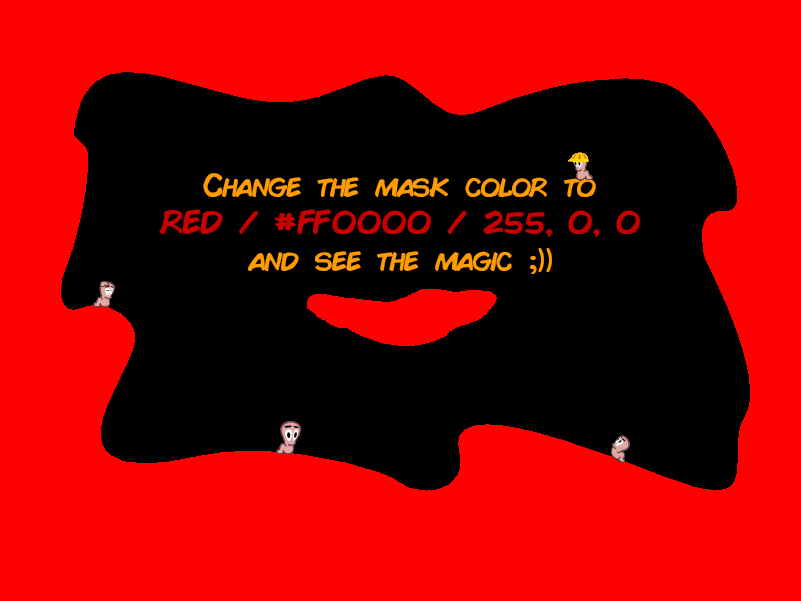
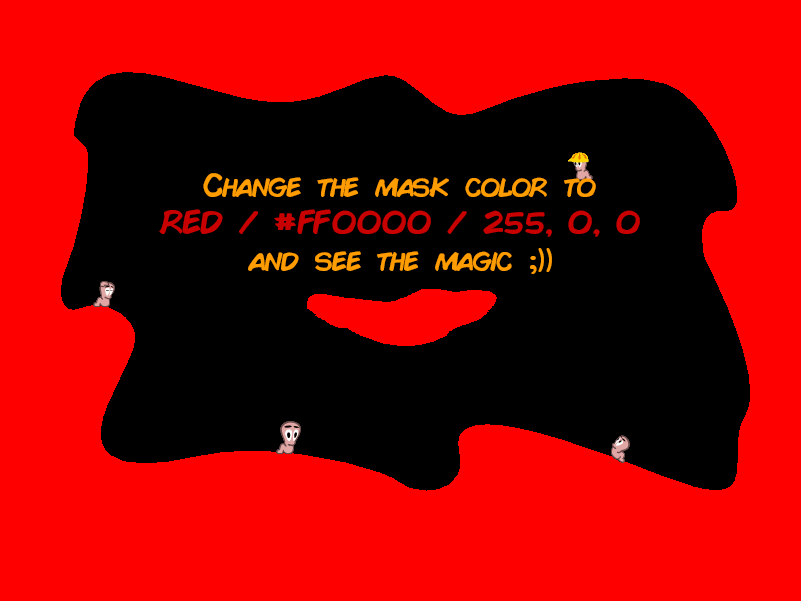
The second 801 × 601 image is a revision of the first. Changes to its layers:
added group "Text" with 1 layers above "Worms" over [576,178,592,180]
moved "Change the mask color to RED / #FF0000 / 255, 0, 0 and see the" into group "Text" over [576,178,592,180]
